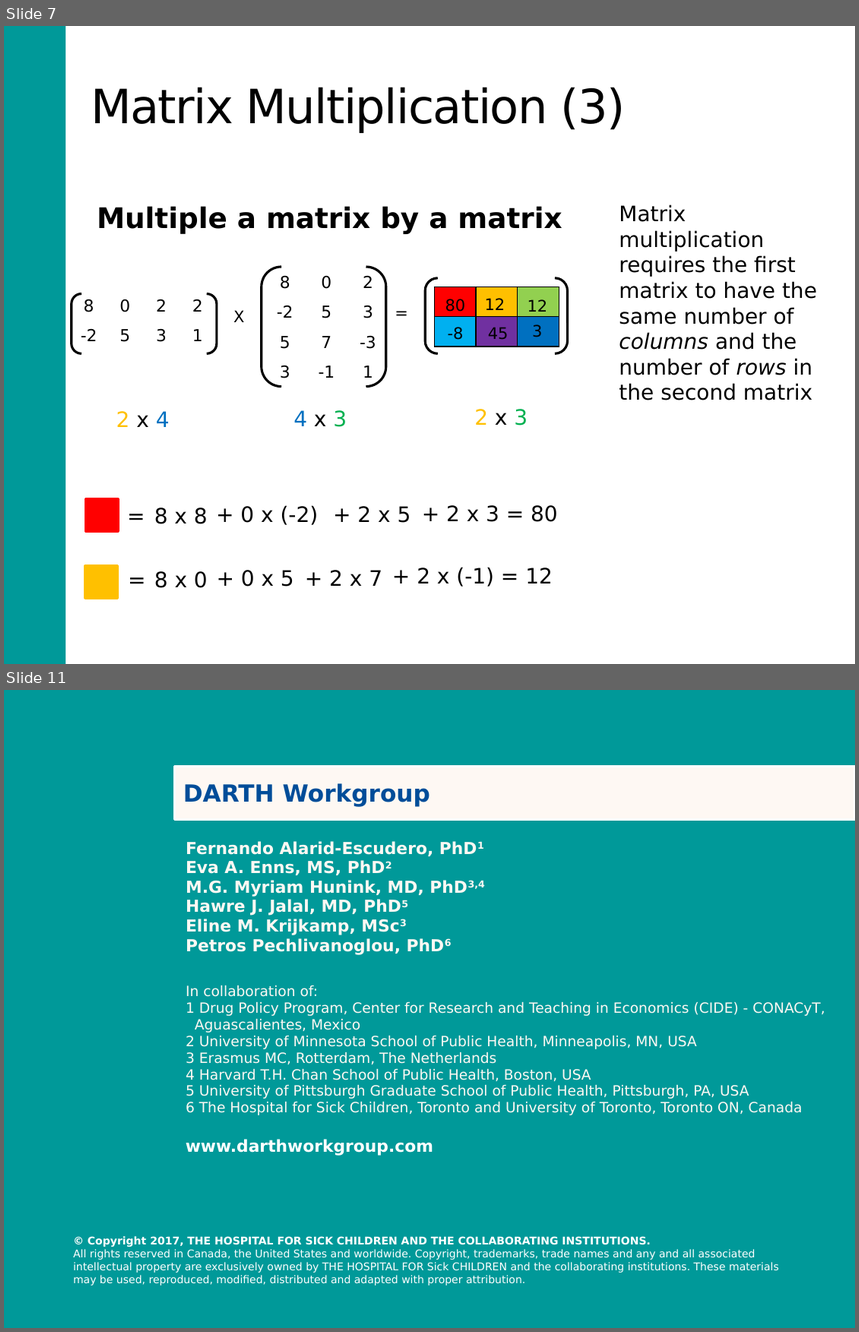
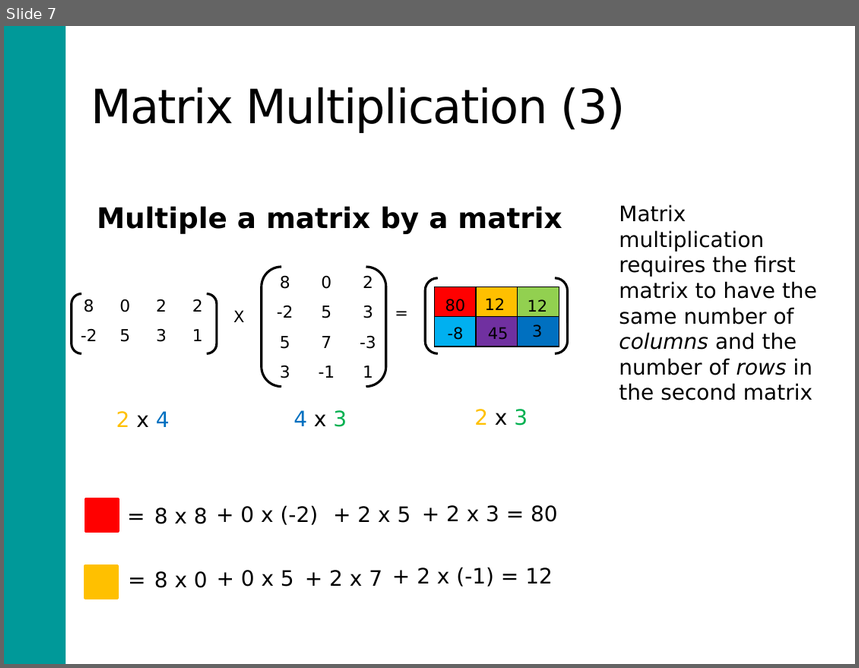
Before and after one commit to DARTH-git/Course-Modularization, a slide deck: static/Course_Modularization/Intro, general, packages/matrixAlgebraSlidesExtra.pptx. Shown one above the other, each under a label of ours: slides 7 and 11 before the commit, slide 7 after it; the slides between them are not shown. The pictures are 859x1332 and 859x668 pixels, drawn with LibreOffice and Linux fonts; fonts in the diff are those of the drawing; background and template pictures are left out. Boxes give left, top, right and bottom in pixels: in the first picture for what was removed or moved away, otherwise in the second. Text is boxed around its words. In the diff, an @@ line names an element or a change of style, - is before the commit and + after.

```diff
--- a/static/Course_Modularization/Intro, general, packages/matrixAlgebraSlidesExtra.pptx
+++ b/static/Course_Modularization/Intro, general, packages/matrixAlgebraSlidesExtra.pptx
@@ slide 11 removed at (4,690,855,1328), background #009999 @@
@@ rectangle removed at (19,723,47,1004) @@
@@ rectangle removed at (175,767,855,820) @@
-DARTH Workgroup
@@ table removed at (177,834,855,1141), 2 rows, 2 columns @@
-Fernando Alarid-Escudero, PhD1 / Eva A. Enns, MS, PhD2 / M.G. Myriam Hunink, MD, PhD3,4 / Hawre J. Jalal, MD, PhD5 / Eline M. Krijkamp, MSc3 / Petros Pechlivanoglou, PhD6 | 
-In collaboration of: / 1 Drug Policy Program, Center for Research and Teaching in Economics (CIDE) - CONACyT, / Aguascalientes, Mexico / 2 University of Minnesota School of Public Health, Minneapolis, MN, USA / 3 Erasmus MC, Rotterdam, The Netherlands / 4 Harvard T.H. Chan School of Public Health, Boston, USA / 5 University of Pittsburgh Graduate School of Public Health, Pittsburgh, PA, USA / 6 The Hospital for Sick Children, Toronto and University of Toronto, Toronto ON, Canada | 
@@ text removed at (186,1139,433,1156) @@
-www.darthworkgroup.com
@@ text removed at (73,1236,779,1286) @@
-© Copyright 2017, THE HOSPITAL FOR SICK CHILDREN AND THE COLLABORATING INSTITUTIONS.
-All rights reserved in Canada, the United States and worldwide. Copyright, trademarks, trade names and any and all associated intellectual property are exclusively owned by THE HOSPITAL FOR Sick CHILDREN and the collaborating institutions. These materials may be used, reproduced, modified, distributed and adapted with proper attribution.
```
Also in this commit, not shown: 3 slides changed, 4 other files.
